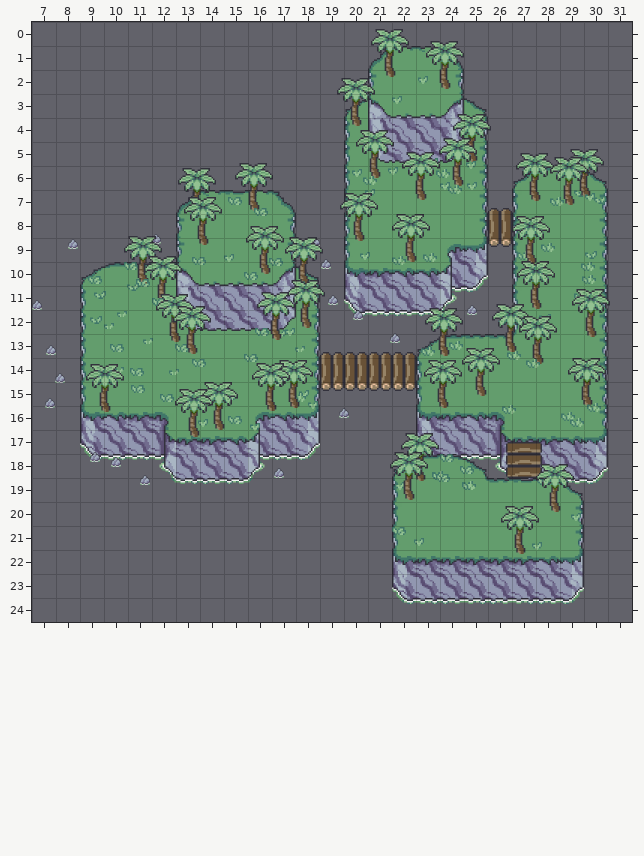
Tiled map, stored at data/overworld/overworld.tmx. The first picture shows the starting point.
Cells are 64x64 px. Shown: x 7..31, y 0..24.
The result:
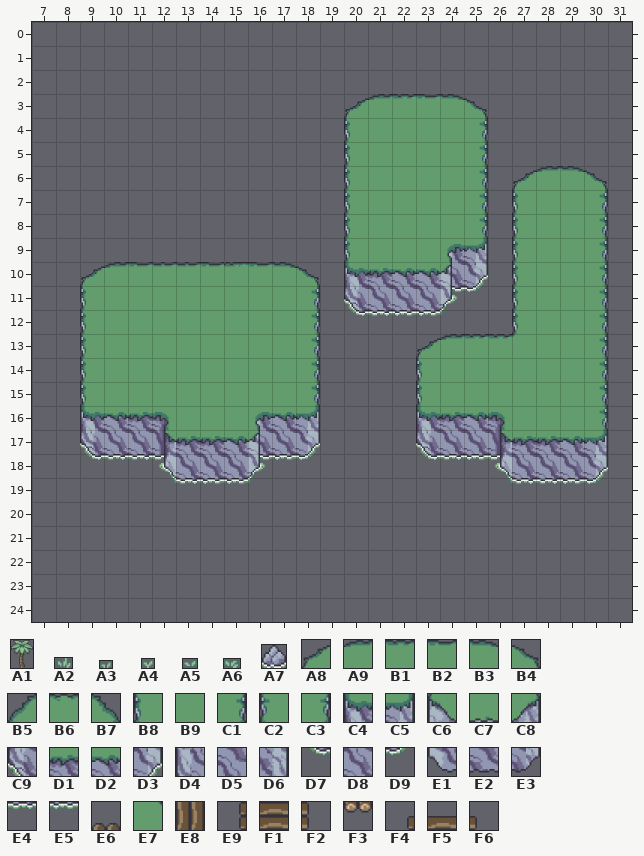
Key: from "map objects": A1 0 "palm", A2 1 "grass1", A3 2 "grass2", A4 3 "grass3", A5 4 "grass4", A6 5 "grass5", A7 6 "stone"; from "overworld": A8 0, A9 1, B1 2, B2 3, B3 4, B4 5, B5 7, B6 8, B7 9, B8 14, B9 16, C1 19, C2 21, C3 23, C4 28, C5 33, C6 35, C7 36, C8 37, C9 42, D1 44, D2 45, D3 47, D4 49, D5 50, D6 51, D7 56, D8 58, D9 61, E1 63, E2 64, E3 65, E4 72, E5 73, E6 87, E7 90, E8 101, E9 102, F1 103, F2 104, F3 115, F4 116, F5 117, F6 118.
__ is an empty cell, .. an unchanged one.
Objects are placed by their top-left corner, in cells (3,4 is the top-left corner of cell 3,4); size is 1x1 cell unless given.
Changes in this commit:
--- layer "top" (now hidden)
@@ x 21..24 @@
- 1 B5 B6 B6 B7
- 2 C2 B9 B9 C3
- 3 C6 C7 C7 C8
- 4 D4 D5 D5 D6
- 5 E1 E2 E2 E3
+ 1 __ __ __ __
+ 2 __ __ __ __
+ 3 __ __ __ __
+ 4 __ __ __ __
+ 5 __ __ __ __
@@ x 13..26 @@
- 7 B5 B6 B2 B6 B7 .. .. .. .. .. .. .. .. E6
- 8 C2 B9 B9 B9 C3 .. .. .. .. .. .. .. .. E8
- 9 C2 B9 B9 B9 C3 .. .. .. .. .. .. .. .. F3
-10 C6 C7 C7 C7 C8 .. .. .. .. .. .. .. .. ..
-11 D4 D5 D5 D5 D6 .. .. .. .. .. .. .. .. ..
-12 E1 E2 E2 E2 E3 .. .. .. .. .. .. .. .. ..
-13 .. .. .. .. .. .. E6 E6 E6 E6 .. .. .. ..
-14 .. .. .. .. .. .. E8 E8 E8 E8 .. .. .. ..
-15 .. .. .. .. .. .. F3 F3 F3 F3 .. .. .. ..
+ 7 __ __ __ __ __ .. .. .. .. .. .. .. .. __
+ 8 __ __ __ __ __ .. .. .. .. .. .. .. .. __
+ 9 __ __ __ __ __ .. .. .. .. .. .. .. .. __
+10 __ __ __ __ __ .. .. .. .. .. .. .. .. ..
+11 __ __ __ __ __ .. .. .. .. .. .. .. .. ..
+12 __ __ __ __ __ .. .. .. .. .. .. .. .. ..
+13 .. .. .. .. .. .. __ __ __ __ .. .. .. ..
+14 .. .. .. .. .. .. __ __ __ __ .. .. .. ..
+15 .. .. .. .. .. .. __ __ __ __ .. .. .. ..
@@ x 22..29 @@
-17 .. .. .. .. F4 F5 F6 ..
-18 A8 A9 B3 B4 E9 F1 F2 ..
-19 B8 B9 B9 E7 B1 B2 B2 B4
-20 B8 B9 B9 B9 B9 B9 B9 C1
-21 B8 B9 B9 B9 B9 B9 B9 C1
-22 C4 D1 D1 D1 D1 D1 D2 C5
-23 C9 D8 D8 D8 D8 D8 D8 D3
-24 D7 E4 E5 E4 E5 E4 E5 D9
+17 .. .. .. .. __ __ __ ..
+18 __ __ __ __ __ __ __ ..
+19 __ __ __ __ __ __ __ __
+20 __ __ __ __ __ __ __ __
+21 __ __ __ __ __ __ __ __
+22 __ __ __ __ __ __ __ __
+23 __ __ __ __ __ __ __ __
+24 __ __ __ __ __ __ __ __
--- layer "objects" (now hidden)
-A1 "palm" at 21.2,0.3 size 1.6x2
-A4 "grass" at 23.1,2.3 size 0.4x0.3
-A1 "palm" at 23.4,0.8 size 1.6x2
-A4 "grass" at 22,3.1 size 0.4x0.3
-A1 "palm" at 19.7,2.3 size 1.6x2
-A1 "palm" at 24.5,3.8 size 1.6x2
-A4 "grass" at 23.5,5.7 size 0.4x0.3
-A4 "grass" at 25.1,5.8 size 0.4x0.3
-A4 "grass" at 21.8,6.1 size 0.4x0.3
-A4 "grass" at 20.3,6.1 size 0.4x0.3
-A2 "grass" at 23.8,6.1 size 0.6x0.4
-A1 "palm" at 20.5,4.5 size 1.6x2
-A2 "grass" at 20.8,6.4 size 0.6x0.4
-A1 "palm" at 24,4.8 size 1.6x2
-A4 "grass" at 24,6.7 size 0.4x0.3
-A4 "grass" at 25.1,6.7 size 0.4x0.3
-A2 "grass" at 24.3,6.8 size 0.6x0.4
-A5 "grass" at 29.6,7 size 0.5x0.3
-A1 "palm" at 29.3,5.3 size 1.6x2
-A4 "grass" at 20.9,7 size 0.4x0.3
-A1 "palm" at 22.5,5.4 size 1.6x2
-A4 "grass" at 30,7.1 size 0.4x0.3
-A1 "palm" at 27.2,5.5 size 1.6x2
-A5 "grass" at 30.4,7.2 size 0.5x0.3
-A1 "palm" at 28.6,5.6 size 1.6x2
-A6 "grass" at 15.2,7.3 size 0.6x0.3
-A2 "grass" at 28.5,7.3 size 0.6x0.4
-A1 "palm" at 15.5,5.9 size 1.6x2
-A6 "grass" at 16.3,7.8 size 0.6x0.3
-A1 "palm" at 13.1,6.1 size 1.6x2
-A1 "palm" at 19.9,7.1 size 1.6x2
-A7 "stone" at 12,8.8 size 0.4x0.4
-A1 "palm" at 13.4,7.3 size 1.6x2
-A7 "stone" at 18.6,9 size 0.4x0.4
-A7 "stone" at 8.5,9 size 0.4x0.4
-A2 "grass" at 28.2,9.2 size 0.6x0.4
-A5 "grass" at 30,9.5 size 0.5x0.3
-A4 "grass" at 20.7,9.6 size 0.4x0.3
-A2 "grass" at 27.2,9.6 size 0.6x0.4
-A2 "grass" at 23.3,9.6 size 0.6x0.4
-A4 "grass" at 15,9.7 size 0.4x0.3
-A1 "palm" at 22,8 size 1.6x2
-A1 "palm" at 27,8.1 size 1.6x2
-A2 "grass" at 22,9.7 size 0.6x0.4
-A6 "grass" at 13.7,9.8 size 0.6x0.3
-A6 "grass" at 16.9,9.9 size 0.6x0.3
-A7 "stone" at 19.1,9.9 size 0.4x0.4
-A6 "grass" at 10.8,10 size 0.6x0.3
-A2 "grass" at 29.8,10 size 0.6x0.4
-A1 "palm" at 15.9,8.5 size 1.6x2
-A6 "grass" at 15.9,10.4 size 0.6x0.3
-A6 "grass" at 9.4,10.6 size 0.6x0.3
-A1 "palm" at 10.9,8.9 size 1.6x2
-A2 "grass" at 29.9,10.5 size 0.6x0.4
-A1 "palm" at 17.6,9 size 1.6x2
-A6 "grass" at 11.4,10.7 size 0.6x0.3
-A4 "grass" at 18.2,10.8 size 0.4x0.3
-A5 "grass" at 11,10.9 size 0.5x0.3
-A5 "grass" at 9.6,11.2 size 0.5x0.3
-A2 "grass" at 29.6,11.2 size 0.6x0.4
-A1 "palm" at 11.7,9.7 size 1.6x2
-A7 "stone" at 19.4,11.4 size 0.4x0.4
-A6 "grass" at 12,11.5 size 0.6x0.3
-A6 "grass" at 12,11.5 size 0.6x0.3
-A6 "grass" at 12,11.5 size 0.6x0.3
-A1 "palm" at 27.2,9.9 size 1.6x2
-A7 "stone" at 7,11.6 size 0.4x0.4
-A7 "stone" at 25.1,11.8 size 0.4x0.4
-A3 "grass" at 10.5,12 size 0.4x0.2
-A7 "stone" at 20.4,12 size 0.4x0.4
-A5 "grass" at 28.1,12.2 size 0.5x0.3
-A5 "grass" at 9.4,12.2 size 0.5x0.3
-A1 "palm" at 17.7,10.8 size 1.6x2
-A3 "grass" at 10,12.6 size 0.4x0.2
-A6 "grass" at 16.3,12.8 size 0.6x0.3
-A4 "grass" at 17.6,12.8 size 0.4x0.3
-A1 "palm" at 29.5,11.1 size 1.6x2
-A4 "grass" at 17.2,12.8 size 0.4x0.3
-A1 "palm" at 16.4,11.2 size 1.6x2
-A1 "palm" at 12.2,11.3 size 1.6x2
-A7 "stone" at 21.9,13 size 0.4x0.4
-A3 "grass" at 11.6,13.2 size 0.4x0.2
-A2 "grass" at 24.3,13.3 size 0.6x0.4
-A3 "grass" at 17.9,13.5 size 0.4x0.2
-A6 "grass" at 13,13.4 size 0.6x0.3
-A1 "palm" at 26.2,11.8 size 1.6x2
-A6 "grass" at 10.2,13.5 size 0.6x0.3
-A1 "palm" at 12.9,11.8 size 1.6x2
-A7 "stone" at 7.6,13.5 size 0.4x0.4
-A2 "grass" at 23.2,13.5 size 0.6x0.4
-A1 "palm" at 23.4,11.9 size 1.6x2
-A2 "grass" at 26.8,13.7 size 0.6x0.4
-A6 "grass" at 15.8,13.9 size 0.6x0.3
-A1 "palm" at 27.3,12.3 size 1.6x2
-A6 "grass" at 13.7,14.1 size 0.6x0.3
-A2 "grass" at 27.5,14 size 0.6x0.4
-A3 "grass" at 10.4,14.4 size 0.4x0.2
-A3 "grass" at 12.7,14.5 size 0.4x0.2
-A6 "grass" at 11.1,14.4 size 0.6x0.3
-A7 "stone" at 8,14.6 size 0.4x0.4
-A6 "grass" at 16.8,14.8 size 0.6x0.3
-A6 "grass" at 11.2,15.1 size 0.6x0.3
-A1 "palm" at 24.9,13.6 size 1.6x2
-A4 "grass" at 18.1,15.3 size 0.4x0.3
-A6 "grass" at 14.9,15.4 size 0.6x0.3
-A2 "grass" at 17.8,15.5 size 0.6x0.4
-A6 "grass" at 12.3,15.5 size 0.6x0.3
-A3 "grass" at 13.2,15.6 size 0.4x0.2
-A1 "palm" at 29.4,14 size 1.6x2
-A1 "palm" at 23.3,14.1 size 1.6x2
-A1 "palm" at 17.1,14.1 size 1.6x2
-A7 "stone" at 7.6,15.7 size 0.4x0.4
-A4 "grass" at 18.5,15.8 size 0.4x0.3
-A1 "palm" at 16.2,14.2 size 1.6x2
-A1 "palm" at 9.3,14.2 size 1.6x2
-A2 "grass" at 30.1,15.9 size 0.6x0.4
-A2 "grass" at 26.6,16 size 0.6x0.4
-A7 "stone" at 19.8,16.1 size 0.4x0.4
-A2 "grass" at 29,16.2 size 0.6x0.4
-A6 "grass" at 15.2,16.5 size 0.6x0.3
-A2 "grass" at 29.4,16.5 size 0.6x0.4
-A4 "grass" at 13.9,16.6 size 0.4x0.3
-A1 "palm" at 14,15 size 1.6x2
-A4 "grass" at 16.1,16.7 size 0.4x0.3
-A1 "palm" at 13,15.3 size 1.6x2
-A6 "grass" at 24,18 size 0.6x0.3
-A7 "stone" at 9.4,17.9 size 0.4x0.4
-A7 "stone" at 10.3,18.1 size 0.4x0.4
-A6 "grass" at 24.9,18.5 size 0.6x0.3
-A7 "stone" at 17.1,18.6 size 0.4x0.4
-A2 "grass" at 23.6,18.7 size 0.6x0.4
-A2 "grass" at 23.6,18.7 size 0.6x0.4
-A2 "grass" at 23.6,18.7 size 0.6x0.4
-A2 "grass" at 23.6,18.7 size 0.6x0.4
-A1 "palm" at 22.4,17.1 size 1.6x2
-A6 "grass" at 23.8,18.9 size 0.6x0.3
-A7 "stone" at 11.5,18.9 size 0.4x0.4
-A6 "grass" at 28,19 size 0.6x0.3
-A2 "grass" at 24.9,19.1 size 0.6x0.4
-A2 "grass" at 24.9,19.1 size 0.6x0.4
-A2 "grass" at 24.9,19.1 size 0.6x0.4
-A4 "grass" at 22.1,19.2 size 0.4x0.3
-A1 "palm" at 22,17.9 size 1.6x2
-A1 "palm" at 28,18.4 size 1.6x2
-A4 "grass" at 29.5,20.5 size 0.4x0.3
-A6 "grass" at 22,21.1 size 0.6x0.3
-A4 "grass" at 22.9,21.5 size 0.4x0.3
-A4 "grass" at 27.8,21.7 size 0.4x0.3
-A1 "palm" at 26.6,20.2 size 1.6x2
